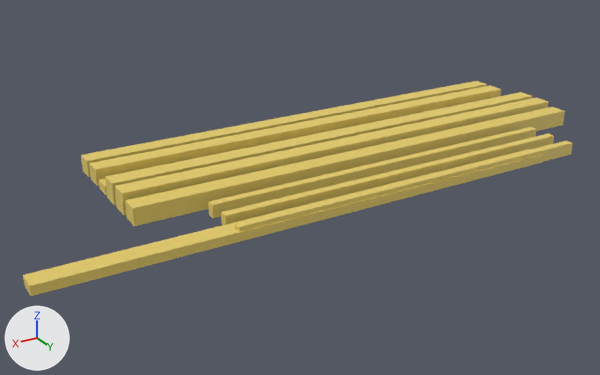
Renders of the glTF model glb/bed5.glb from each side of a commit.
Rendered twice from a 50 mm camera at (2.2, 3.1, 1.47) aimed at (0.34, 0.0, -0.08). The axes (+X, +Y, +Z) are drawn at lower left. The lights are the same throughout. Where no turn or scale is listed for an object, it has been applied to the vertices.

Objects in the first picture: 'beam1.5', 'beam1.6', 'beam1.7', 'beam2.4', 'beam2.5', 'girder1.2', 'girder1.3', 'girder2.1', 'guide1.1', 'guide1.2', 'guide1.3', 'guide2.2'.
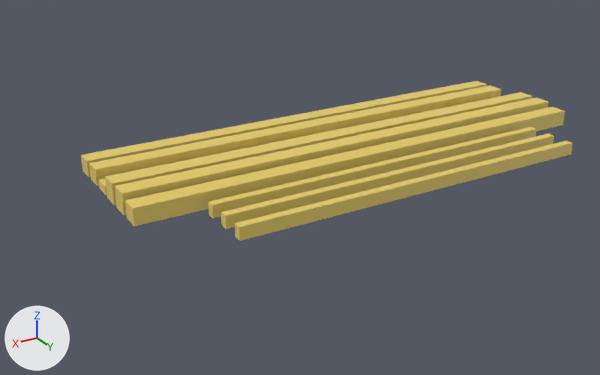
Pixel boxes (x1, y1, x2, y2) of what changed, in the pictures (600 x 375 px):
'girder2.1', deleted (yellow): before (23, 149, 543, 296)
'guide2.3', unchanged, uncovered by the edit: before (542, 149, 572, 162); after (235, 149, 572, 241)

The change in detail:
Object 'girder2.1' (ob_girder2_1) is deleted.
